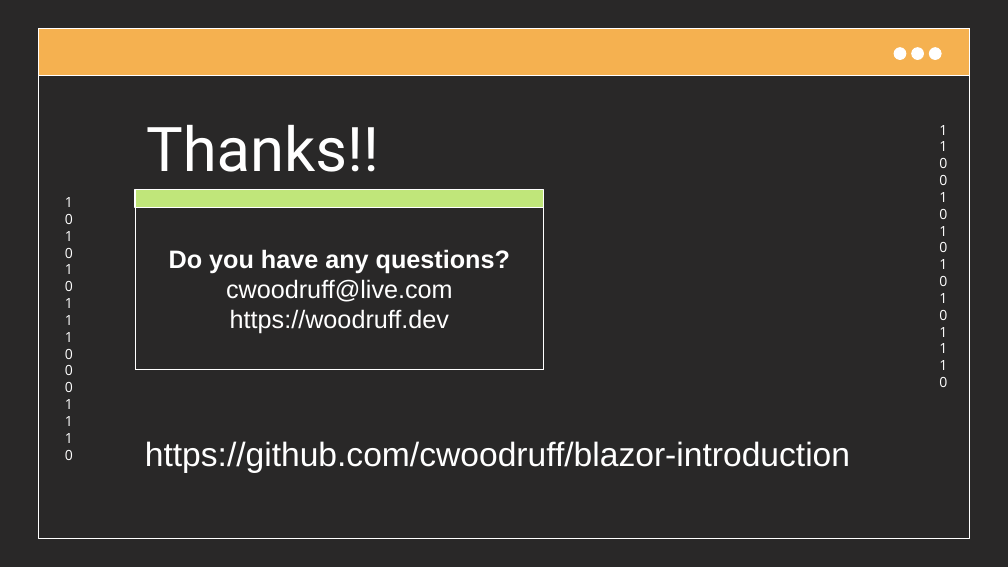
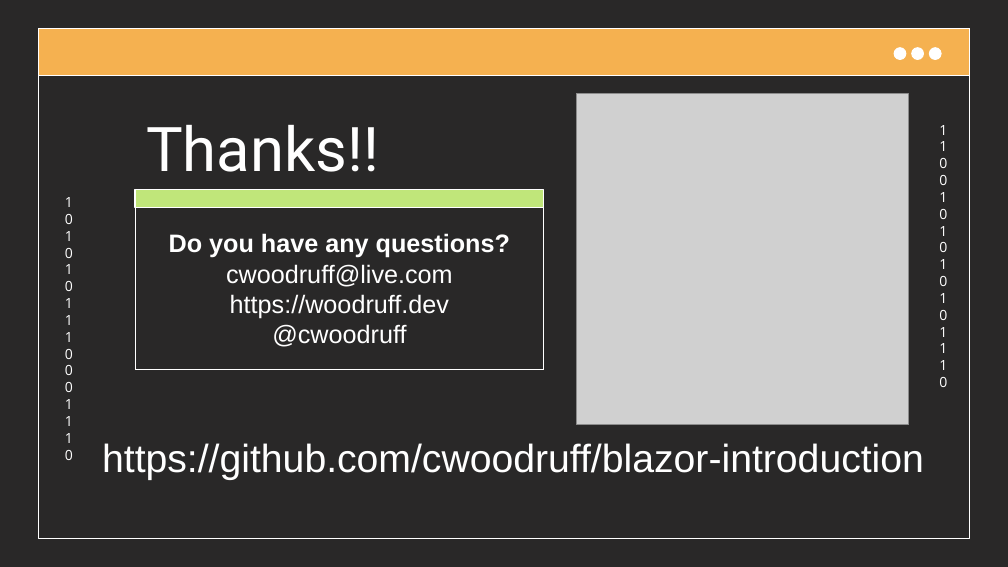
Before and after one commit to cwoodruff/blazor-introduction, a slide deck: slide 26 of Blazor Introduction.pptx (slide 20 before the commit). Drawn at 1008x567 pixels with LibreOffice and Linux fonts; fonts in the diff are those of the drawing; grey boxes stand for pictures. Boxes give left, top, right and bottom in pixels: in the first picture for what was removed or moved away, otherwise in the second. Text is boxed around its words. In the diff, an @@ line names an element or a change of style, - is before the commit and + after.

```diff
--- a/Blazor Introduction.pptx
+++ b/Blazor Introduction.pptx
@@ picture added at [577, 94, 909, 424] @@
@@ text in rectangle at [272, 324, 406, 347]: paragraph added @@
+@cwoodruff
@@ text "https://github.com/cwoodruff/blazor-introduction": place and size @@
-text "https://github.com/cwoodruff/blazor-introduction" at [145, 441, 850, 473]
+text "https://github.com/cwoodruff/blazor-introduction" at [102, 443, 924, 480]
@@ text "https://github.com/cwoodruff/blazor-introduction" at [102, 443, 924, 480]: size 24 to 28 pt @@
```
Also in this commit, not shown: 3 other slides changed, 7 slides added, 1 slide removed.
